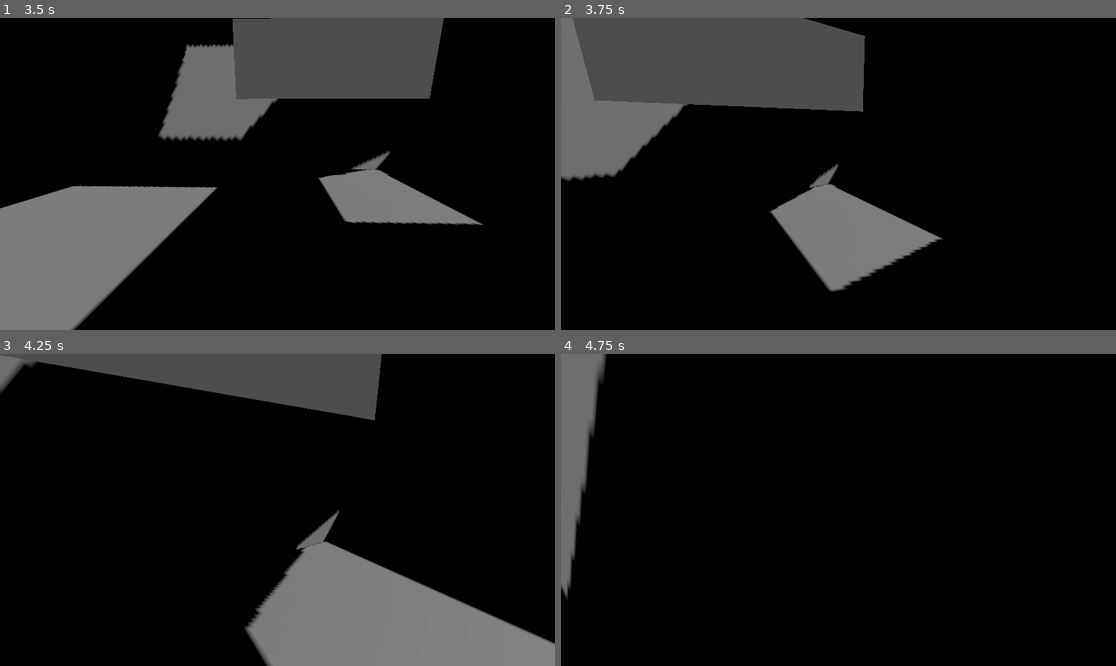
Above: before the commit, frames 1-4 (two rows, left to right).
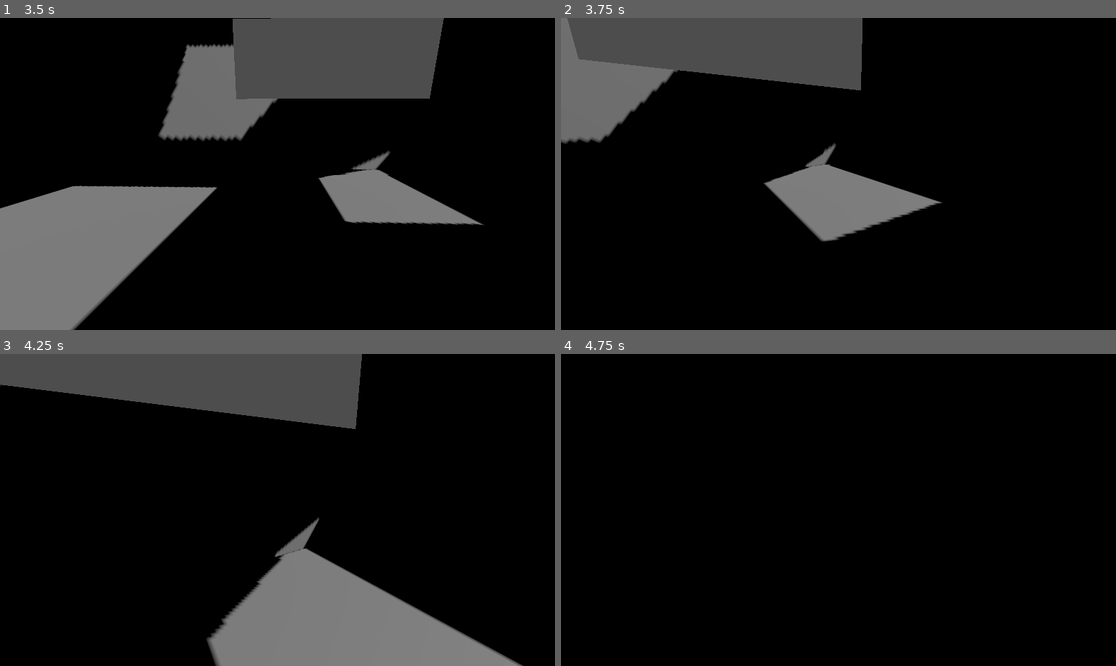
Above: after the commit, the same moments.

Repository: EMOLACRIA/Physics-based-character-movement
Game: Godot game, scene res://Scene/node_3d.tscn
Two runs of this game, one before a commit and one after it. Both use one fixed random seed, a clock stepped at 60 frames per second and the inputs below. The engine's default icon, where the game draws it, is replaced by a stand-in: a white triangle on a blue panel in a dark square.
Inputs (mouse positions are in pixels of both pictures, inside the frame that each line leads up to):
- Up to frame 1 (3.5 s): move the mouse to (399, 158) at 0.52 s; press the mouse at (399, 158) at 0.53 s; hold D (right) 0.53-1.28 s; tap Space (jump) at 0.77, 0.8, 1.07, 1.35, 1.52, 1.82, 3.02, 3.32 s; move the mouse to (249, 174) at 1.27 s; release the mouse at (249, 174) at 1.28 s; hold W (forward) from 1.28 s (still down); click (249, 174) at 1.55 s; move the mouse to (288, 167) at 2.02 s; hold Space (jump) 2.03-2.78 s; tap E (Interact) at 2.1 s; move the mouse to (271, 180) at 2.77 s; click (271, 180) at 2.85 s
- Up to frame 2 (3.75 s): keep holding W (forward); move the mouse to (877, 177) at 3.52 s; press the mouse at (877, 177) at 3.53 s
- Up to frame 3 (4.25 s): keep holding W (forward); tap Space (jump) at 3.77, 3.8, 4.07 s
- Up to frame 4 (4.75 s): keep holding W (forward); move the mouse to (794, 506) at 4.27 s; release the mouse at (794, 506) at 4.28 s; tap Space (jump) at 4.35, 4.52 s; click (794, 506) at 4.55 s

Frame 1 is identical in both runs. In frame 2, 14% of the frame differs, in the area x 0-69%, y 0-88%; in frame 3, 12%; in frame 4, 3.6%.

Commit message:
Mechanic 12 - Bunny Hop

Diff:
--- a/Scripts/character_body_3d.gd
+++ b/Scripts/character_body_3d.gd
@@ -12,6 +12,7 @@
 @export var air_control: float = 0.45
 @export var coyote_time: float = 0.1
 @export var jump_buffer_time: float = 0.15
+@export var autobhop_enabled: bool = true
 
 
 @onready var cast = %SeeCast
@@ -46,7 +47,7 @@
 	if Input.is_action_just_pressed("jump"):
 		jump_buffer_time_left = jump_buffer_time
 	else:
-		jump_buffer_time_left = maxf(jump_buffer_time_left, 0.0)
+		jump_buffer_time_left = maxf(jump_buffer_time_left - delta, 0.0)
 	#------------------------------------------------
 
 	interacttxt.hide()
@@ -75,7 +76,6 @@
 
 	was_on_floor = is_on_floor()
 	move_and_slide()
-
 
 func read_movement_input() -> Vector2:
 	return Input.get_vector("left", "right", "forward", "back")
@@ -159,6 +159,12 @@
 		velocity.y = get_jump_velocity()
 		coyote_time_left = 0.0
 		jump_buffer_time_left = 0.0
+		return
+
+	if autobhop_enabled == true and Input.is_action_pressed("jump") and is_on_floor():
+		velocity.y = get_jump_velocity()
+		coyote_time_left = 0.0
+		jump_buffer_time_left = 0.0
 
 
 func process_air_movement(delta: float) -> void:
